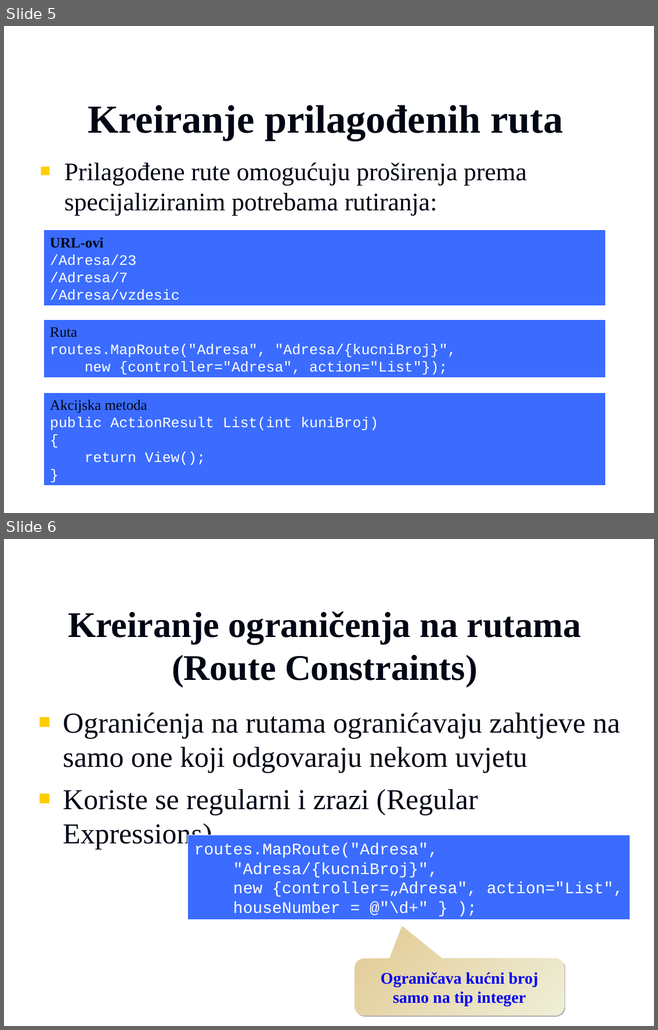
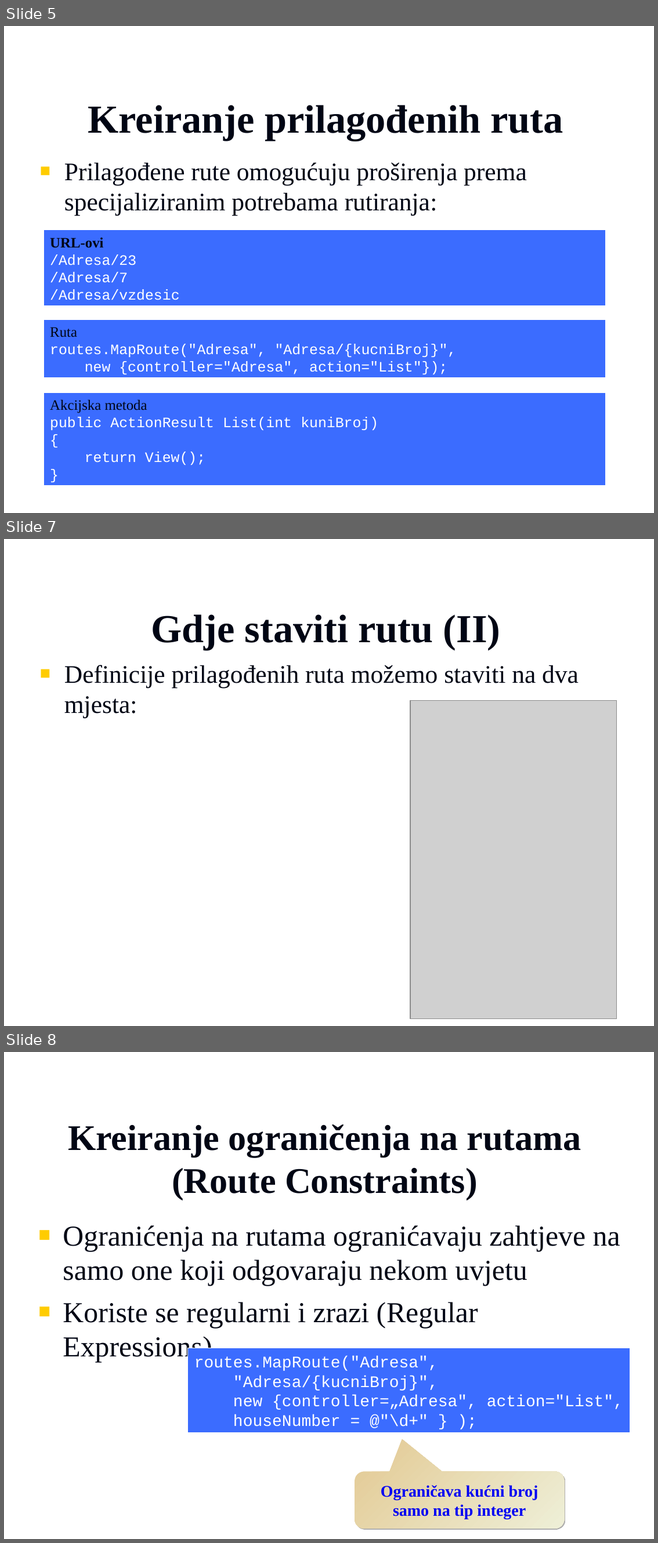
Before and after one commit to vzdesic/PZI, a slide deck: PPTs/13 MVC rutiranje.ppt. Shown one above the other, each under a label of ours: slides 5 and 6 before the commit, slides 5, 7 and 8 after it; the slides between them are not shown. The pictures are 658x1030 and 658x1543 pixels, drawn with LibreOffice and Linux fonts; fonts in the diff are those of the drawing; grey boxes stand for pictures; background and template pictures are left out. Boxes give left, top, right and bottom in pixels: in the first picture for what was removed or moved away, otherwise in the second. Text is boxed around its words. In the diff, an @@ line names an element or a change of style, - is before the commit and + after.

```diff
--- a/PPTs/13 MVC rutiranje.ppt
+++ b/PPTs/13 MVC rutiranje.ppt
@@ slide 7 added at [4, 539, 654, 1026], background picture (left out) @@
@@ title added at [151, 614, 500, 650], 44 pt, text #000514, bold @@
+Gdje staviti rutu (II)
@@ text added at [64, 665, 578, 718], 28 pt, text #000514 @@
+■ Definicije prilagođenih ruta možemo staviti na dva mjesta:
@@ picture added at [410, 701, 616, 1019] @@
@@ what was slide 6 is now slide 8 @@
```
Also in this commit, not shown: 2 other slides added, 20 other files.
